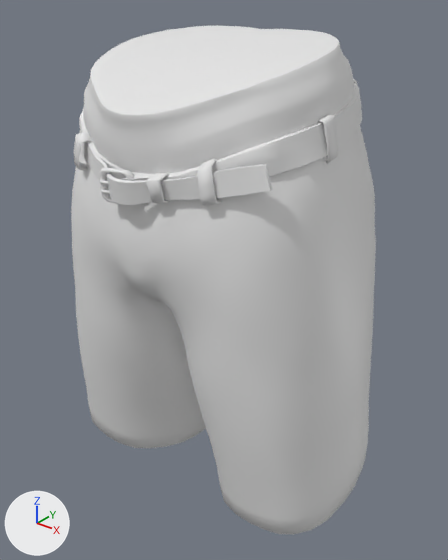
A saved change to the OBJ model UAS-Grafkom-6/resources/model/Char/char_jeans.obj.
One viewpoint serves both versions: a 50 mm lens placed at (0.515, -0.684, 0.885), pointed at (0.003, -0.044, 0.488). Every picture has the same lights, and +X, +Y and +Z are marked at lower left. Where no turn or scale is listed for an object, it has been applied to the vertices. Vertices at the same position are counted once.

Names of what the first picture shows: 'blue_jeans'.
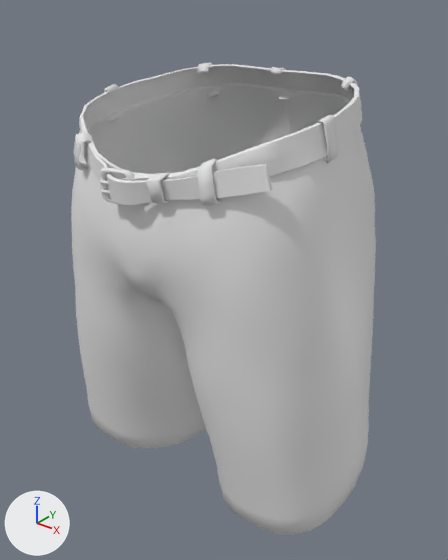
The newer file is also rescaled (x1.3), turned or shifted as a whole; pictures and numbers use the older file's frame.

Location of each change, [x1, y1, x2, y2] in pixels of the pictures (448 x 560 px):
'blue_jeans', reshaped (7% shorter): before [71, 25, 376, 535]; after [71, 63, 376, 535]
part 1 of me_blue_jeans, deleted: before [83, 25, 355, 174]

The change, as a list of edits to the scene's bpy script:
```text
Change me_blue_jeans:
    used by ob_blue_jeans; location = (0.0, 0.0, 0.0)
    remove me_blue_jeans.from_pydata(...)  # 2795 vertices, 5466 faces; spans x -0.248..0.234, y -0.232..0.148, z 0.183..0.826
    add me_blue_jeans.from_pydata(...)  # 2481 vertices, 4794 faces; spans x -0.248..0.234, y -0.232..0.148, z 0.183..0.771
    me_blue_jeans part 1: 314 vertices removed from x -0.179..0.165, y -0.213..0.085, z 0.699..0.826
```
